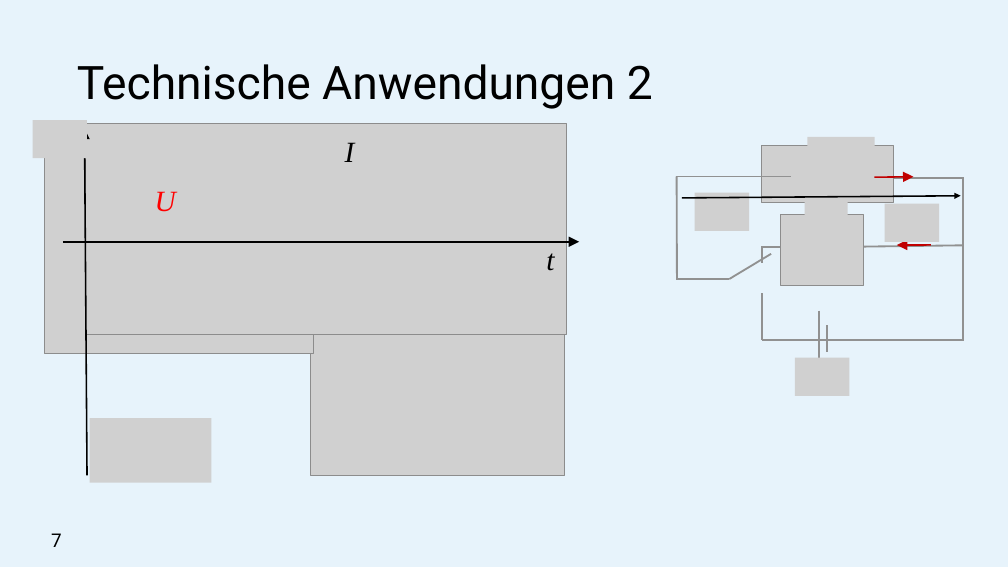
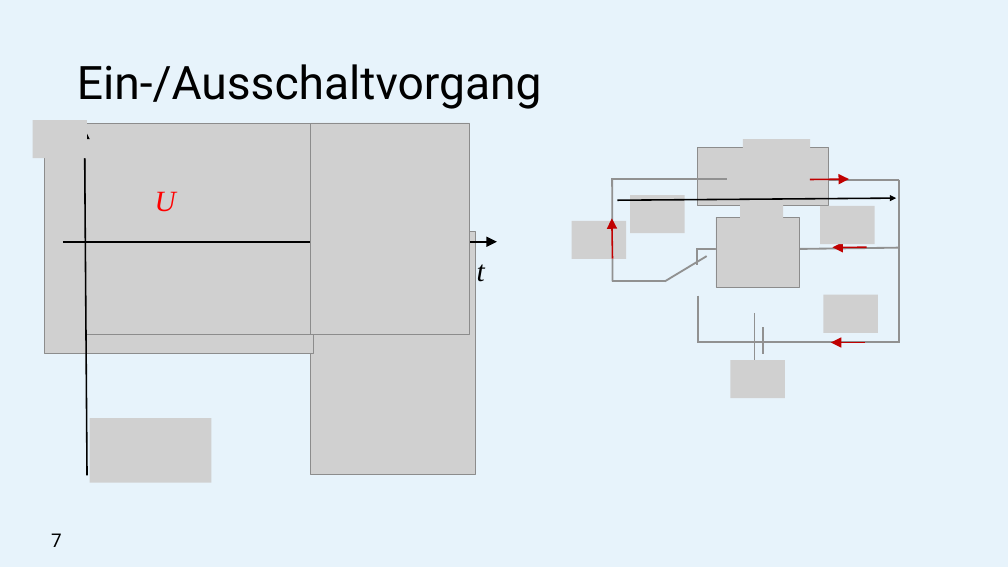
Before and after one commit to michaelroth1/Presentations, a slide deck: slide 8 of Selbstinduktion.pptx. Drawn at 1008x567 pixels with LibreOffice and Linux fonts; fonts in the diff are those of the drawing; grey boxes stand for pictures. Boxes give left, top, right and bottom in pixels: in the first picture for what was removed or moved away, otherwise in the second. Text is boxed around its words. In the diff, an @@ line names an element or a change of style, - is before the commit and + after.

```diff
--- a/Selbstinduktion.pptx
+++ b/Selbstinduktion.pptx
@@ text at (x1=77, y1=64, x2=542, y2=109): text changed @@
-Technische Anwendungen 2
+Ein-/Ausschaltvorgang
@@ picture resized from (x1=85, y1=123, x2=566, y2=335) to (x1=85, y1=123, x2=315, y2=335) @@
@@ picture added at (x1=311, y1=123, x2=470, y2=335) @@
@@ text removed at (x1=345, y1=142, x2=355, y2=162) @@
-  I
@@ 2 lines, 1 picture moved together from (x1=676, y1=176, x2=963, y2=340) to (x1=611, y1=179, x2=898, y2=343) @@
@@ 9 lines, 5 pictures, 3 arrows moved together from (x1=677, y1=137, x2=963, y2=395) to (x1=612, y1=139, x2=899, y2=398) @@
@@ picture removed at (x1=695, y1=193, x2=749, y2=231) @@
@@ picture resized from (x1=311, y1=233, x2=565, y2=476) to (x1=311, y1=231, x2=476, y2=474) @@
@@ group added at (x1=572, y1=195, x2=878, y2=343): 3 pictures, 2 arrows @@
@@ arrow moved from (63, 242) - (579, 242) to (63, 242) - (497, 242) @@
@@ text "t" moved from (x1=546, y1=253, x2=554, y2=271) to (x1=477, y1=264, x2=485, y2=282) @@
@@ line moved from (819, 311) - (819, 361) to (698, 296) - (698, 343) @@
@@ line moved from (762, 293) - (762, 340) to (755, 313) - (755, 364) @@
```
Also in this commit, not shown: 2 other slides changed, 1 slide removed, 1 other file.
